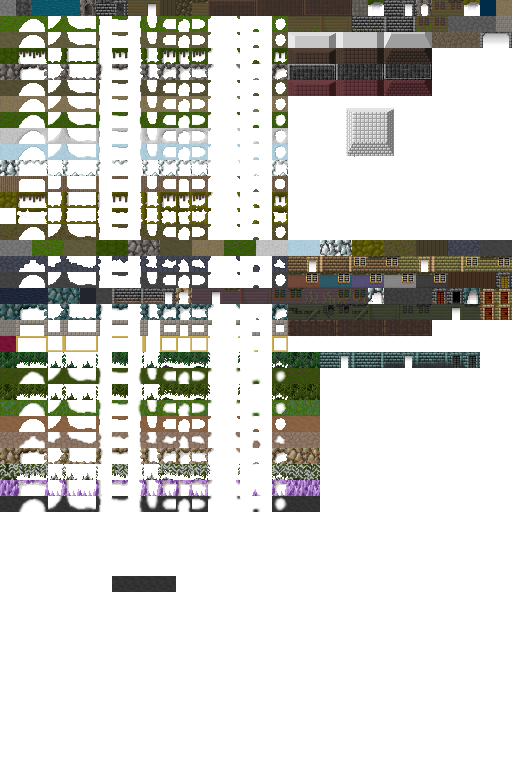
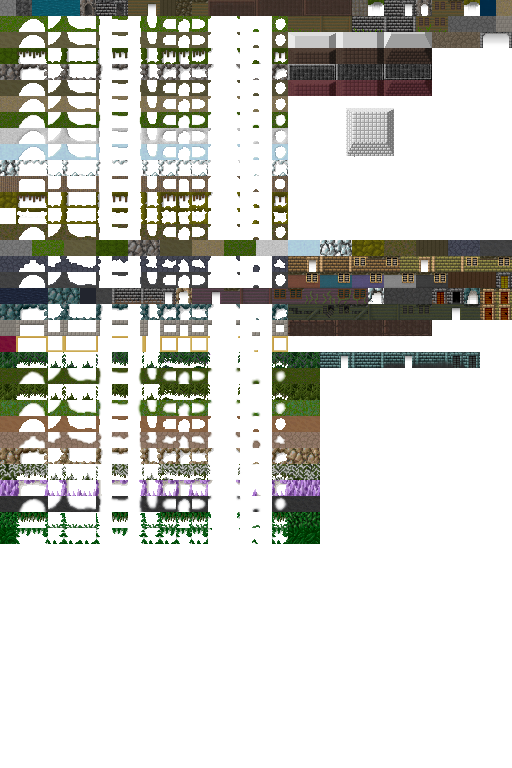
Layered file, before and after one edit (512x768). Changes by layer:
painted on "foreground" over (x1=0, y1=512, x2=320, y2=592)
